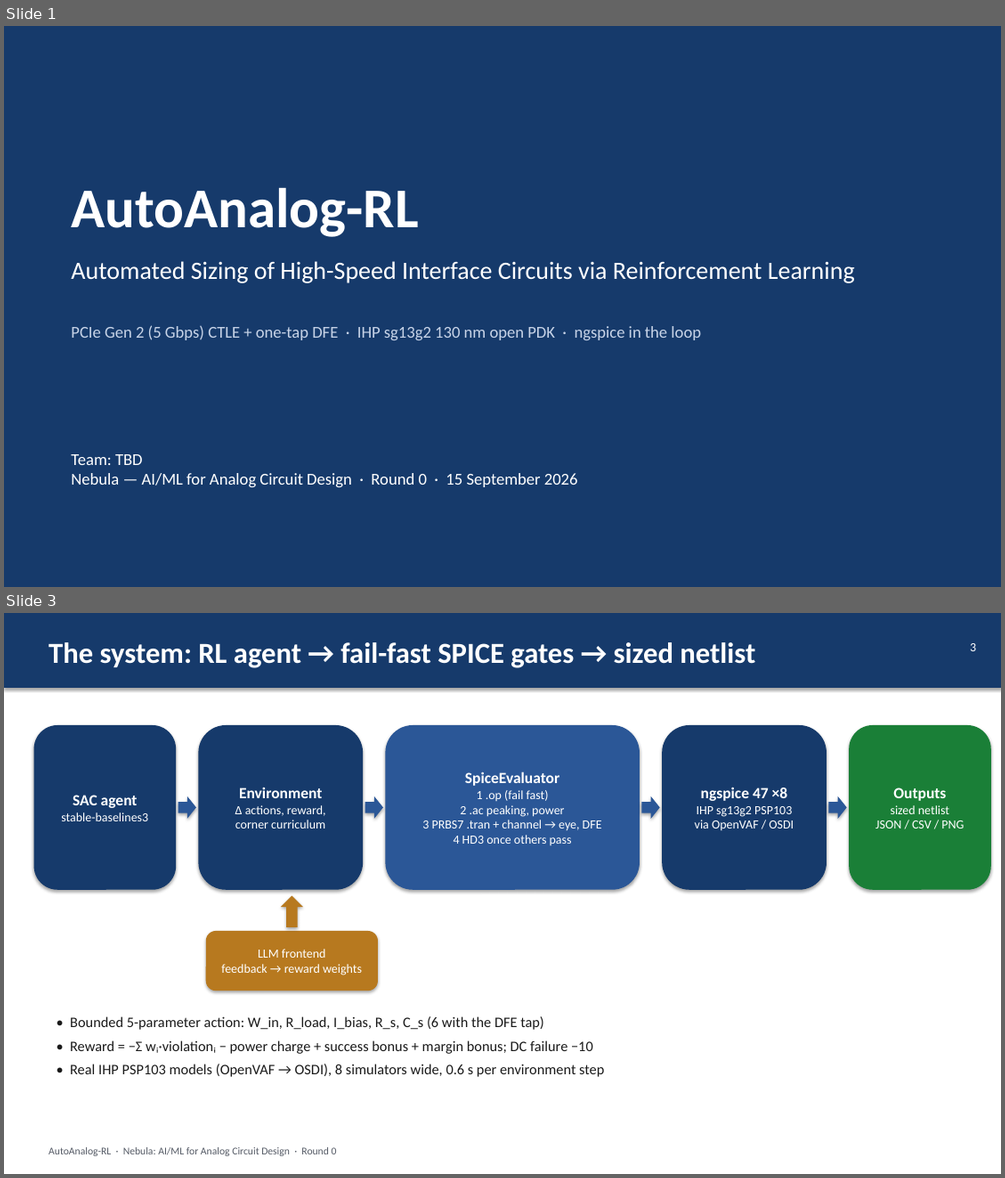
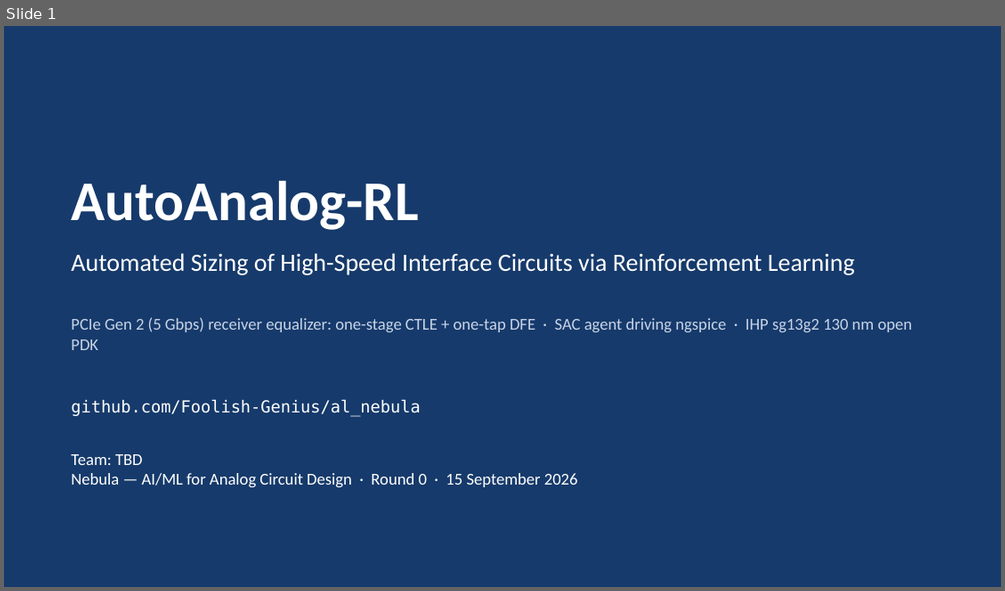
Before and after one commit to Foolish-Genius/al_nebula, a slide deck: docs/report/AutoAnalog-RL_deck.pptx. Shown one above the other, each under a label of ours: slides 1 and 3 before the commit, slide 1 after it; the slides between them are not shown. The pictures are 1005x1178 and 1005x591 pixels, drawn with LibreOffice and Linux fonts; fonts in the diff are those of the drawing. Boxes give left, top, right and bottom in pixels: in the first picture for what was removed or moved away, otherwise in the second. Text is boxed around its words. In the diff, an @@ line names an element or a change of style, - is before the commit and + after.

```diff
--- a/docs/report/AutoAnalog-RL_deck.pptx
+++ b/docs/report/AutoAnalog-RL_deck.pptx
@@ slide 3 removed at bbox=[4, 613, 1001, 1174], background #FFFFFF @@
@@ rectangle removed at bbox=[4, 613, 1001, 688] @@
@@ text removed at bbox=[48, 642, 755, 668] @@
-The system: RL agent → fail-fast SPICE gates → sized netlist
@@ text removed at bbox=[970, 643, 976, 651] @@
-3
@@ rounded rectangle removed at bbox=[34, 725, 176, 890] @@
-SAC agent
-stable-baselines3
@@ rounded rectangle removed at bbox=[198, 725, 363, 890] @@
-Environment
-Δ actions, reward,
-corner curriculum
@@ rounded rectangle removed at bbox=[386, 725, 639, 890] @@
-SpiceEvaluator
-1 .op (fail fast)
-2 .ac peaking, power
-3 PRBS7 .tran + channel → eye, DFE
-4 HD3 once others pass
@@ rounded rectangle removed at bbox=[662, 725, 826, 890] @@
-ngspice 47 ×8
-IHP sg13g2 PSP103
-via OpenVAF / OSDI
@@ rounded rectangle removed at bbox=[849, 725, 991, 890] @@
-Outputs
-sized netlist
-JSON / CSV / PNG
@@ right arrow removed at bbox=[178, 796, 196, 819] @@
@@ right arrow removed at bbox=[365, 796, 383, 819] @@
@@ right arrow removed at bbox=[642, 796, 660, 819] @@
@@ right arrow removed at bbox=[829, 796, 847, 819] @@
@@ up arrow removed at bbox=[281, 896, 303, 927] @@
@@ rounded rectangle removed at bbox=[206, 931, 378, 990] @@
-LLM frontend
-feedback → reward weights
@@ text removed at bbox=[70, 1016, 604, 1077] @@
-• Bounded 5-parameter action: W_in, R_load, I_bias, R_s, C_s (6 with the DFE tap)
-• Reward = −Σ wᵢ·violationᵢ − power charge + success bonus + margin bonus; DC failure −10
-• Real IHP PSP103 models (OpenVAF → OSDI), 8 simulators wide, 0.6 s per environment step
@@ text removed at bbox=[48, 1147, 337, 1156] @@
-AutoAnalog-RL · Nebula: AI/ML for Analog Circuit Design · Round 0
@@ slide 1 changed as well @@
@@ text "AutoAnalog-RL": place and size @@
-text "AutoAnalog-RL" at bbox=[71, 187, 418, 237]
+text "AutoAnalog-RL" at bbox=[71, 180, 418, 230]
@@ text "Automated Sizing of High-Speed Interface ...": place and size @@
-text "Automated Sizing of High-Speed Interface ..." at bbox=[71, 261, 855, 283]
+text "Automated Sizing of High-Speed Interface ..." at bbox=[71, 253, 855, 275]
@@ text at bbox=[71, 317, 913, 350]: text changed @@
-PCIe Gen 2 (5 Gbps) CTLE + one-tap DFE · IHP sg13g2 130 nm open PDK · ngspice in the loop
+PCIe Gen 2 (5 Gbps) receiver equalizer: one-stage CTLE + one-tap DFE · SAC agent driving ngspice · IHP sg13g2 130 nm open PDK
@@ text added at bbox=[71, 399, 420, 417], 16 pt, text #FFFFFF @@
+github.com/Foolish-Genius/al_nebula
```
Also in this commit, not shown: 3 other slides changed, 8 slides added, 10 other slides removed, 2 other files.
